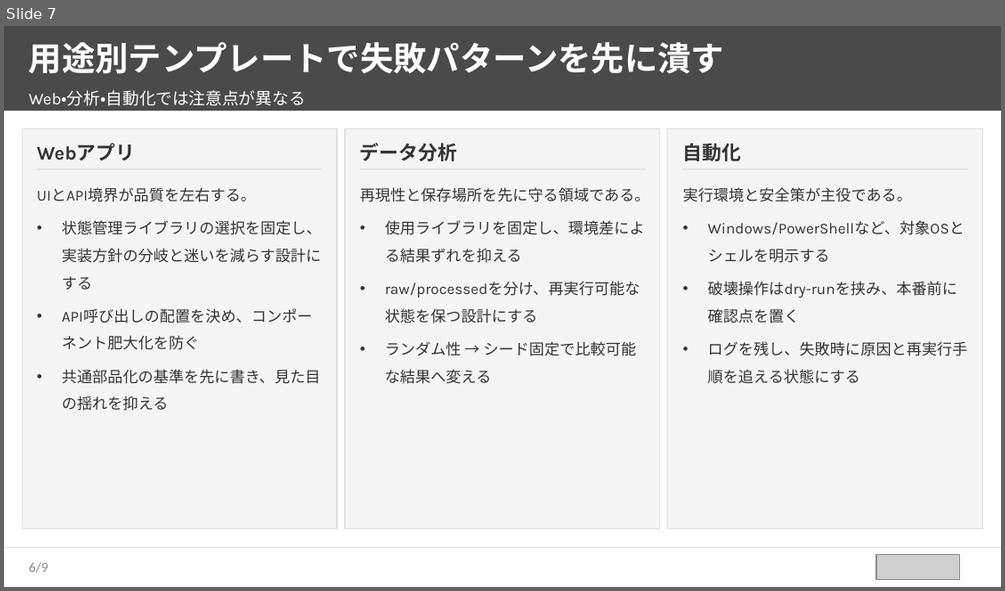
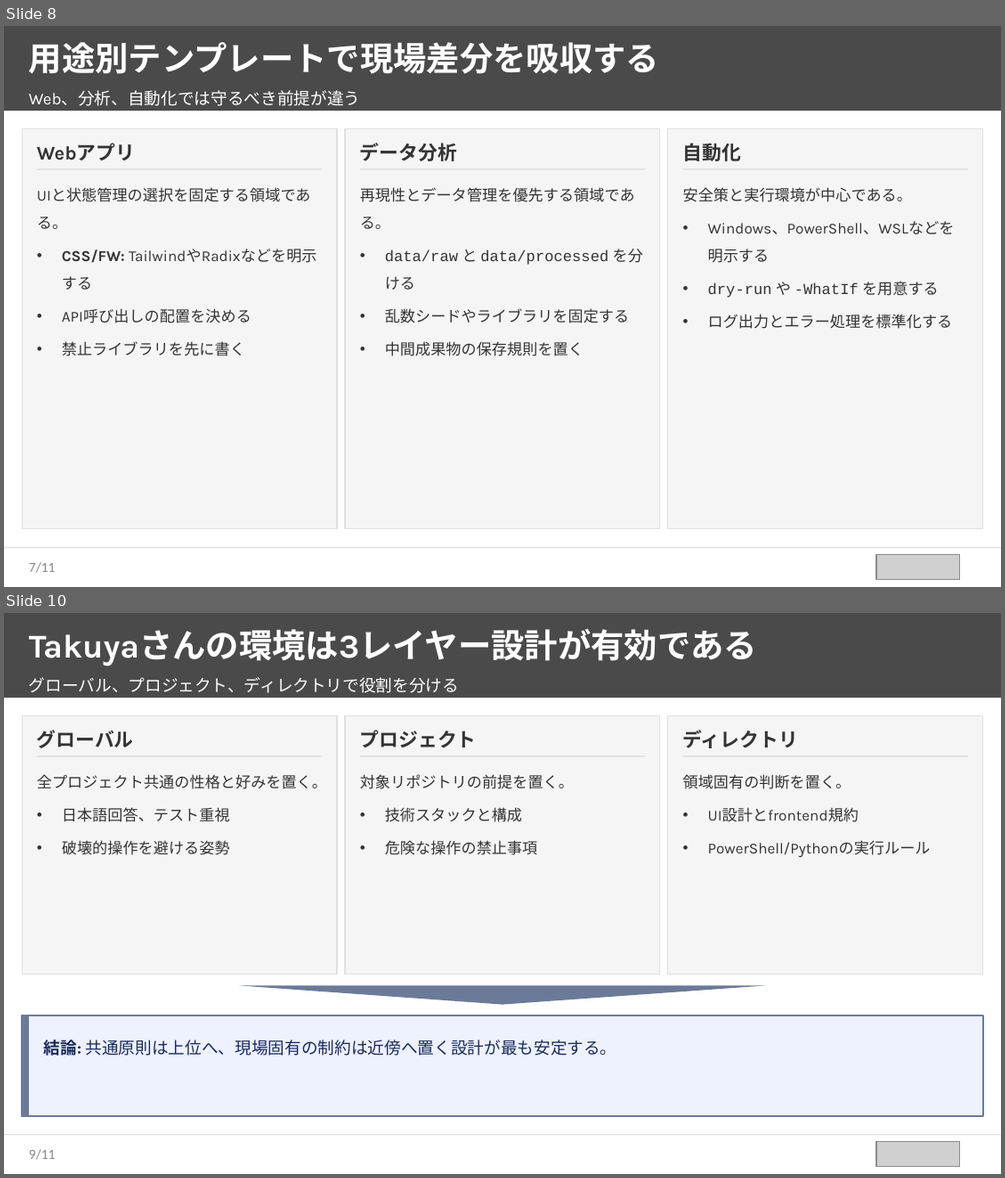
Before and after one commit to takuya109048/html2pptx, a slide deck: sample_source_deck.pptx. Shown one above the other, each under a label of ours: slide 7 before the commit, slides 8 and 10 after it; the slides between them are not shown. The pictures are 1005x591 and 1005x1178 pixels, drawn with LibreOffice and Linux fonts; fonts in the diff are those of the drawing; grey boxes stand for pictures. Boxes give left, top, right and bottom in pixels: in the first picture for what was removed or moved away, otherwise in the second. Text is boxed around its words. In the diff, an @@ line names an element or a change of style, - is before the commit and + after.

```diff
--- a/sample_source_deck.pptx
+++ b/sample_source_deck.pptx
@@ slide 10 added at bbox=[4, 613, 1001, 1174], background #FFFFFF @@
@@ rectangle added at bbox=[4, 613, 1001, 698], fill #4A4A4A @@
@@ text added at bbox=[29, 629, 757, 666], 24 pt, text #FFFFFF, bold @@
+Takuyaさんの環境は3レイヤー設計が有効である
@@ text added at bbox=[29, 677, 459, 693], 12 pt, text #FFFFFF @@
+グローバル、プロジェクト、ディレクトリで役割を分ける
@@ rectangle added at bbox=[22, 715, 337, 973], fill #F5F5F5, outline #E0E0E0 0.75 pt @@
@@ rectangle added at bbox=[345, 715, 660, 973], fill #F5F5F5, outline #E0E0E0 0.75 pt @@
@@ rectangle added at bbox=[668, 715, 983, 973], fill #F5F5F5, outline #E0E0E0 0.75 pt @@
@@ text added at bbox=[37, 730, 134, 748], 14 pt, text #333333, bold @@
+グローバル
@@ text added at bbox=[360, 730, 477, 748], 14 pt, text #333333, bold @@
+プロジェクト
@@ text added at bbox=[683, 730, 798, 748], 14 pt, text #333333, bold @@
+ディレクトリ
@@ rectangle added at bbox=[37, 755, 322, 756], fill #E0E0E0 @@
@@ rectangle added at bbox=[360, 755, 645, 756], fill #E0E0E0 @@
@@ rectangle added at bbox=[683, 755, 968, 756], fill #E0E0E0 @@
@@ text added at bbox=[37, 774, 327, 855], 11 pt, text #333333 @@
+全プロジェクト共通の性格と好みを置く。
+• 日本語回答、テスト重視
+• 破壊的操作を避ける姿勢
@@ text added at bbox=[360, 774, 574, 855], 11 pt, text #333333 @@
+対象リポジトリの前提を置く。
+• 技術スタックと構成
+• 危険な操作の禁止事項
@@ text added at bbox=[683, 774, 930, 857], 11 pt, text #333333 @@
+領域固有の判断を置く。
+• UI設計とfrontend規約
+• PowerShell/Pythonの実行ルール
@@ freeform shape added at bbox=[238, 986, 767, 1005], fill #6B7A99 @@
@@ rectangle added at bbox=[22, 1015, 983, 1117], fill #EEF2FF, outline #6B7A99 1.5 pt @@
@@ rectangle added at bbox=[22, 1015, 29, 1117], fill #6B7A99 @@
@@ text added at bbox=[44, 1039, 617, 1055], 12 pt, text #1A2A5A @@
+結論: 共通原則は上位へ、現場固有の制約は近傍へ置く設計が最も安定する。
@@ rectangle added at bbox=[4, 1134, 1001, 1135], fill #E0E0E0 @@
@@ picture added at bbox=[876, 1142, 959, 1167] @@
@@ page number added at bbox=[29, 1149, 56, 1159], 10 pt, text #888888 @@
+9/11
@@ what was slide 7 is now slide 8 @@
@@ slide 8 changed as well @@
@@ text at bbox=[29, 42, 659, 74]: text changed @@
-用途別テンプレートで失敗パターンを先に潰す
+用途別テンプレートで現場差分を吸収する
@@ text at bbox=[29, 90, 361, 106]: text changed @@
-Web・分析・自動化では注意点が異なる
+Web、分析、自動化では守るべき前提が違う
@@ text at bbox=[360, 187, 643, 356]: text changed @@
-再現性と保存場所を先に守る領域である。
-• 使用ライブラリを固定し、環境差による結果ずれを抑える
-• raw/processedを分け、再実行可能な状態を保つ設計にする
-• ランダム性 → シード固定で比較可能な結果へ変える
+再現性とデータ管理を優先する領域である。
+• data/raw と data/processed を分ける
+• 乱数シードやライブラリを固定する
+• 中間成果物の保存規則を置く
@@ text at bbox=[683, 187, 953, 329]: text changed @@
-実行環境と安全策が主役である。
-• Windows/PowerShellなど、対象OSとシェルを明示する
-• 破壊操作はdry-runを挟み、本番前に確認点を置く
-• ログを残し、失敗時に原因と再実行手順を追える状態にする
+安全策と実行環境が中心である。
+• Windows、PowerShell、WSLなどを明示する
+• dry-run や -WhatIf を用意する
+• ログ出力とエラー処理を標準化する
@@ text at bbox=[37, 216, 251, 356]: text changed @@
-UIとAPI境界が品質を左右する。
-• 状態管理ライブラリの選択を固定し、実装方針の分岐と迷いを減らす設計にする
-• API呼び出しの配置を決め、コンポーネント肥大化を防ぐ
-• 共通部品化の基準を先に書き、見た目の揺れを抑える
+UIと状態管理の選択を固定する領域である。
+• CSS/FW: TailwindやRadixなどを明示する
+• API呼び出しの配置を決める
+• 禁止ライブラリを先に書く
@@ page number at bbox=[29, 562, 56, 572]: text changed @@
-6/9
+7/11
```
Also in this commit, not shown: 5 other slides changed, 4 other slides added, 3 slides removed, 10 other files.
